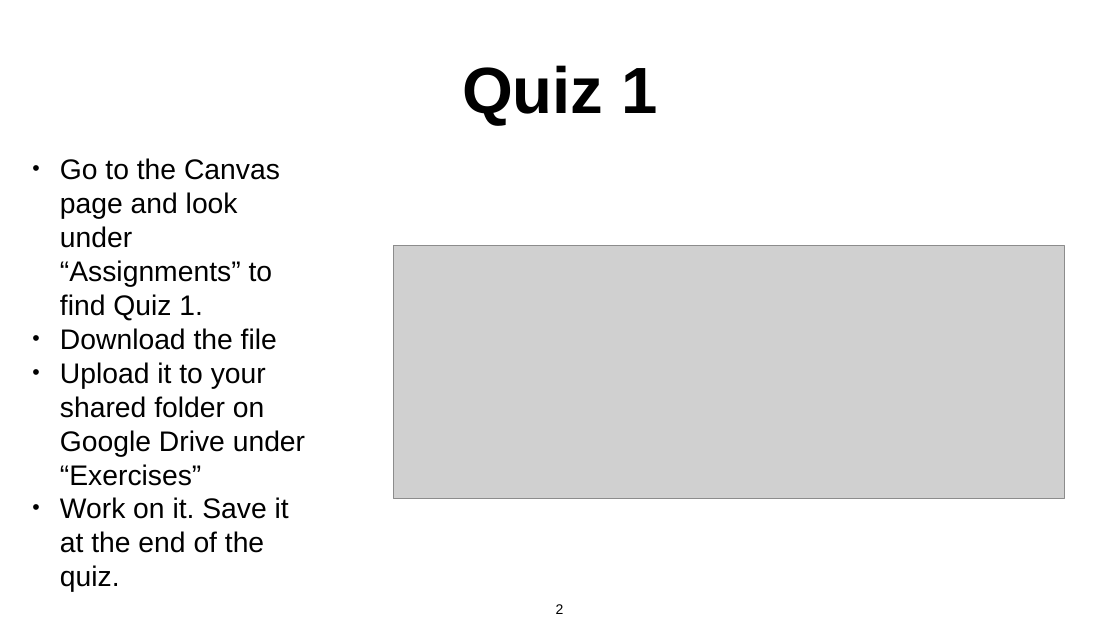
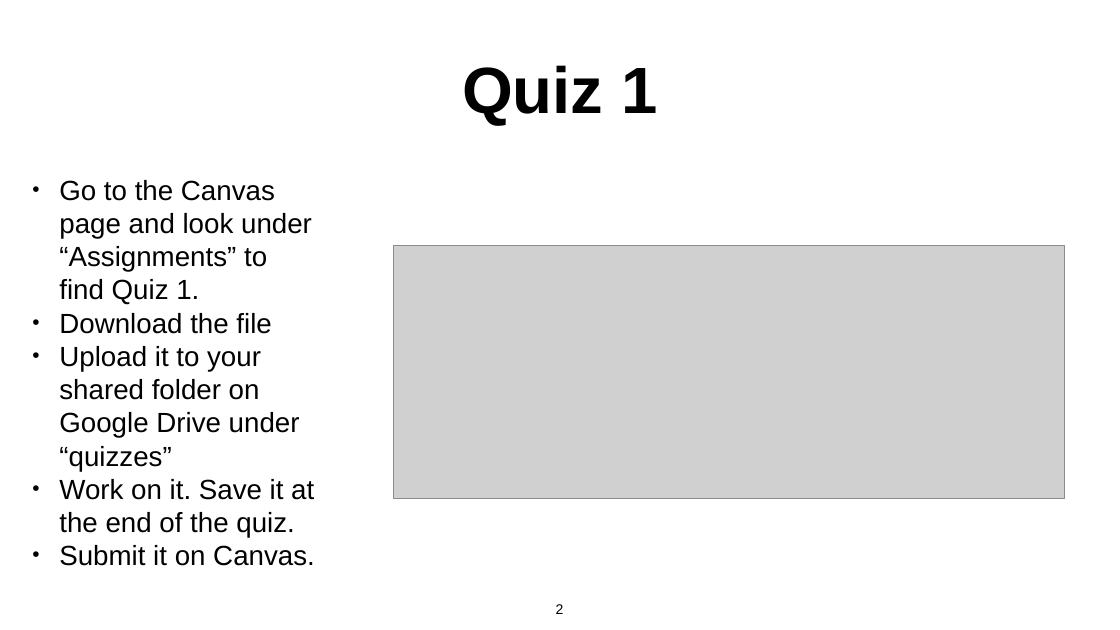
Before and after one commit to daveminh/Chem456-2024F, a slide deck: slide 2 of slides/09-16-Scientific_Literature.pptx. Drawn at 1120x630 pixels with LibreOffice and Linux fonts; fonts in the diff are those of the drawing; grey boxes stand for pictures. Boxes give left, top, right and bottom in pixels: in the first picture for what was removed or moved away, otherwise in the second. Text is boxed around its words. In the diff, an @@ line names an element or a change of style, - is before the commit and + after.

Commit message:
Updated slides

```diff
--- a/slides/09-16-Scientific_Literature.pptx
+++ b/slides/09-16-Scientific_Literature.pptx
@@ text at <box>59,180,314,538</box>: size 48.5 to 47.5 pt in "Go to the Canvas page and look ...", "Download the file", "Work on it. Save it at the ..."; indent changed @@
@@ text at <box>59,346,300,471</box>: text changed; size 48.5 to 47.5 pt @@
-• Upload it to your shared folder on Google Drive under “Exercises”
+• Upload it to your shared folder on Google Drive under “quizzes”
@@ text at <box>59,545,315,566</box>: paragraph added @@
+• Submit it on Canvas.
```
Also in this commit, not shown: 8 other files.
